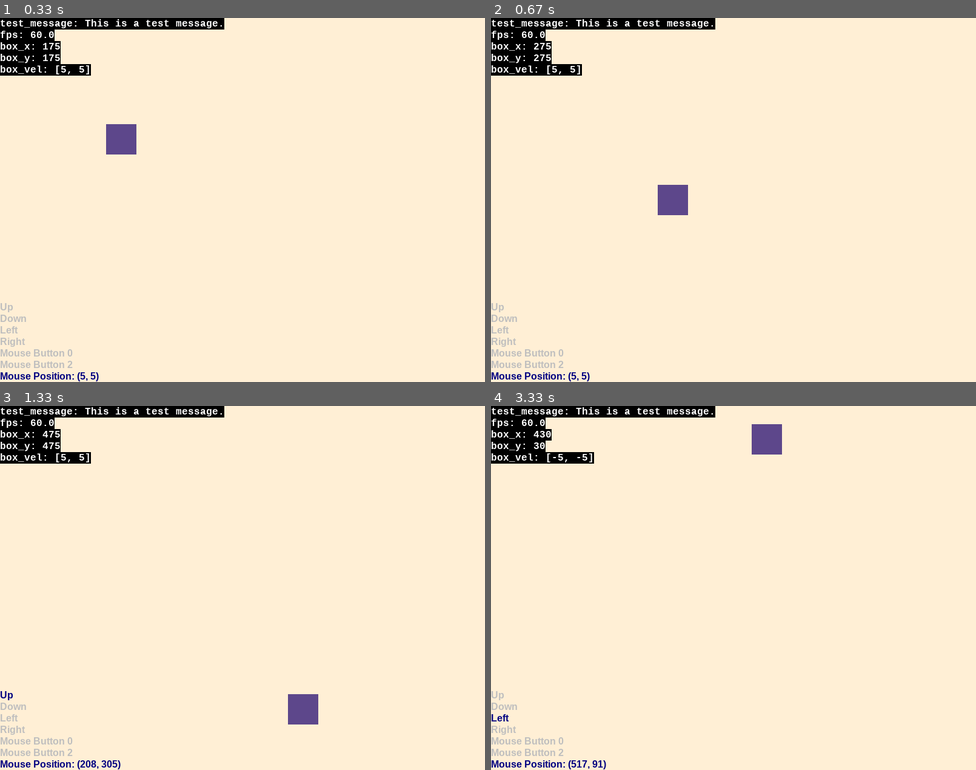
Above: before the commit, frames 1-4 (two rows, left to right).
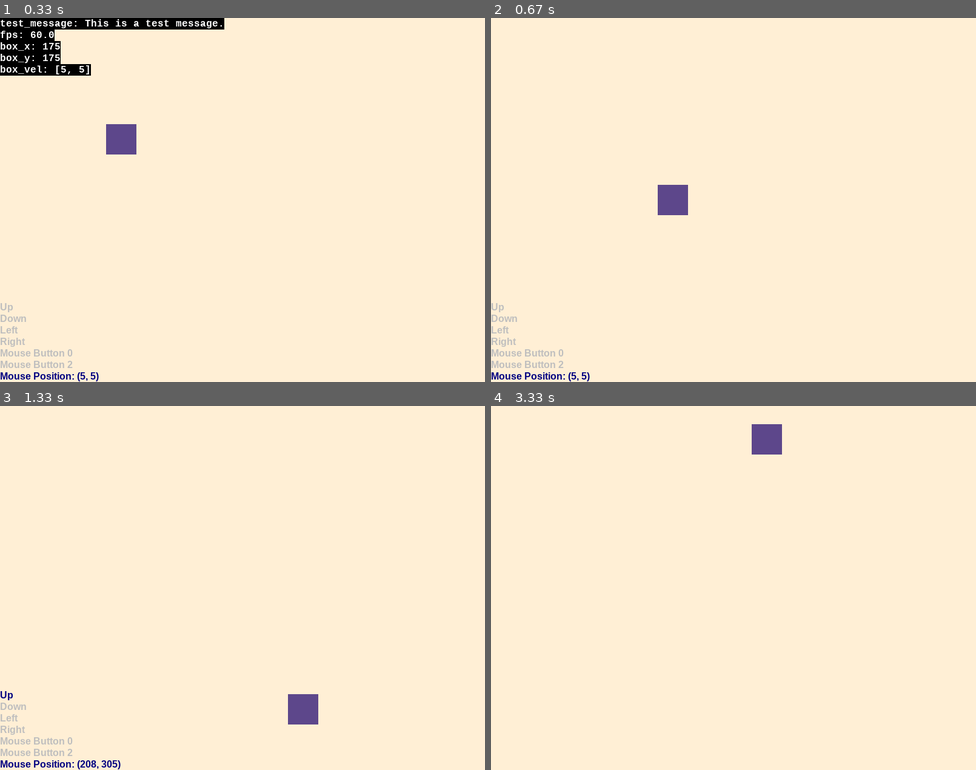
Above: after the commit, the same moments.

Repository: joshjaysalazar/pygame-utility-pack
Game: pygame game, started from examples/debug_example.py
The game is run twice, just before and just after one commit, with the same random seed, the same clock (stepped at 60 frames per second) and the same inputs.
Inputs (mouse positions are in pixels of both pictures, inside the frame that each line leads up to):
- Up to frame 1 (0.33 s): no input
- Up to frame 2 (0.67 s): tap 1 at 0.33 s
- Up to frame 3 (1.33 s): hold Right 0.67-1.13 s; move the mouse to (397, 577) at 0.7 s; hold Up from 1.17 s (still down); move the mouse to (126, 591) at 1.2 s
- Up to frame 4 (3.33 s): release Up at 1.47 s; hold Right 1.5-1.97 s; move the mouse to (583, 533) at 1.53 s; tap 1 at 1.65, 3.05 s; hold Left 2-2.53 s; move the mouse to (806, 460) at 2.03 s; tap 2 at 2.57 s; hold Down 2.9-3.2 s; hold Left from 3.23 s (still down)

Frame 1 is identical in both runs. In frame 2, 3.2% of the frame differs, in the area x 0-47%, y 0-16%; in frame 3, 3.2%; in frame 4, 3.9%, in the area x 0-47%, y 0-100%.

Commit message:
Added visibility toggle for input overlay

Diff:
--- a/examples/debug_example.py
+++ b/examples/debug_example.py
@@ -55,7 +55,8 @@
         self.sprite = Box(100, 100, 5, 5, 50, 50, "mediumpurple4")
 
     def run(self):
-        """Runs the game. The V key toggles the debug overlay.
+        """Runs the game. The 1 key toggles the debug overlay, the 2 key toggles
+        the input overlay.
 
         Returns:
             None
@@ -70,10 +71,13 @@
                     pygame.quit()
                     sys.exit()
 
-                # Check for V key press, toggle debug visibility if pressed
-                if event.type == pygame.KEYDOWN and event.key == pygame.K_v:
-                    # Toggle the debug overlay
+                # Check for 1 key press, toggle debug visibility if pressed
+                if event.type == pygame.KEYDOWN and event.key == pygame.K_1:
                     self.debug_overlay.visible = not self.debug_overlay.visible
+
+                # Check for 2 key press, toggle input visibility if pressed
+                if event.type == pygame.KEYDOWN and event.key == pygame.K_2:
+                    self.input_overlay.visible = not self.input_overlay.visible
 
             # Draw background
             self.screen.fill("papayawhip")
